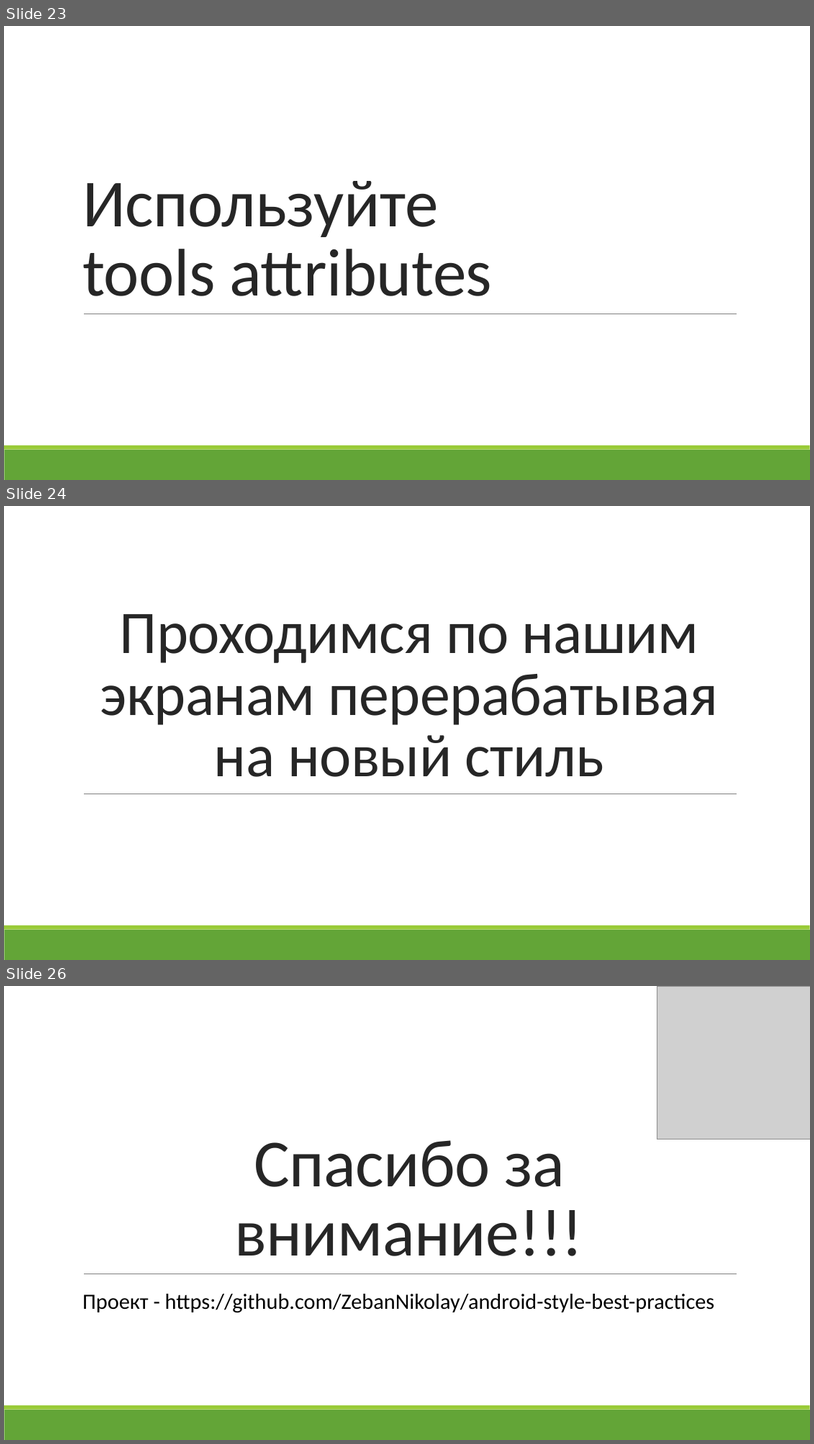
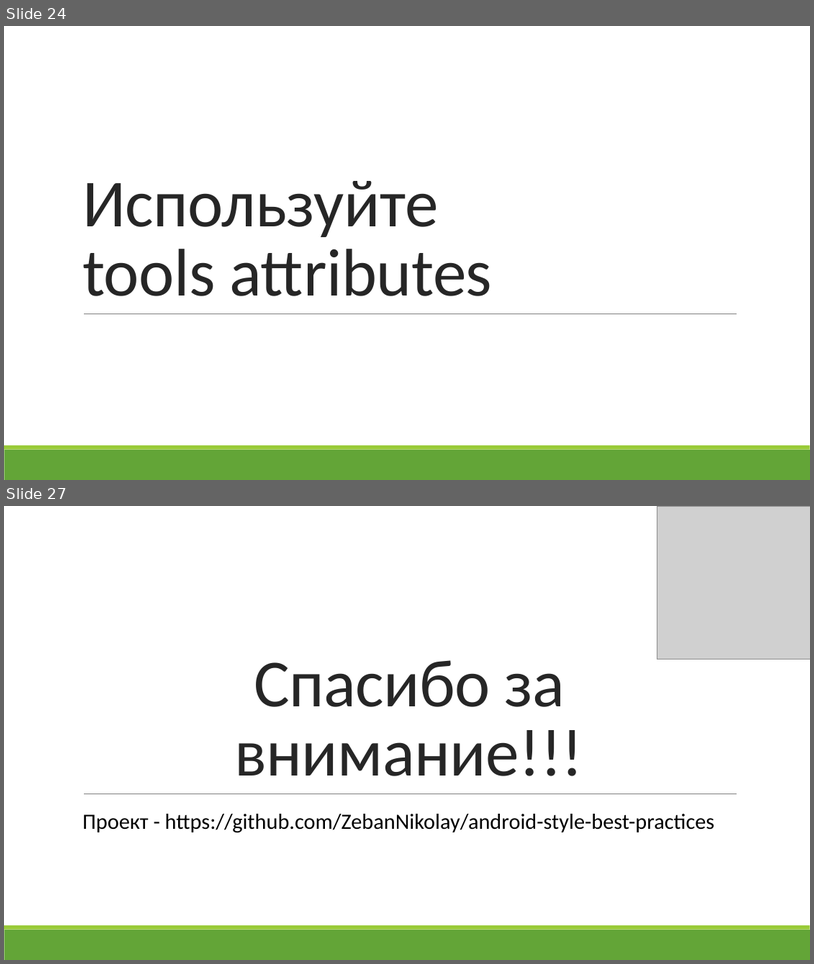
Before and after one commit to ZebanNikolay/android-style-best-practices, a slide deck: Большая стирка тем и стилей в Android.pptm. Shown one above the other, each under a label of ours: slides 23, 24 and 26 before the commit, slides 24 and 27 after it; the slides between them are not shown. The pictures are 814x1444 and 814x964 pixels, drawn with LibreOffice and Linux fonts; fonts in the diff are those of the drawing; grey boxes stand for pictures. Boxes give left, top, right and bottom in pixels: in the first picture for what was removed or moved away, otherwise in the second. Text is boxed around its words. In the diff, an @@ line names an element or a change of style, - is before the commit and + after.

```diff
--- a/Большая стирка тем и стилей в Android.pptm
+++ b/Большая стирка тем и стилей в Android.pptm
@@ slide 24 removed at box(4, 506, 810, 960), background #FFFFFF; not listed: 3 template elements that a slide beside it also shows @@
@@ title removed at box(100, 614, 718, 777) @@
-Проходимся по нашим экранам перерабатывая на новый стиль
@@ what was slide 23 is now slide 24 @@
@@ what was slide 26 is now slide 27 @@
```
Also in this commit, not shown: 9 slides changed, 3 slides added, 1 other slide removed.
